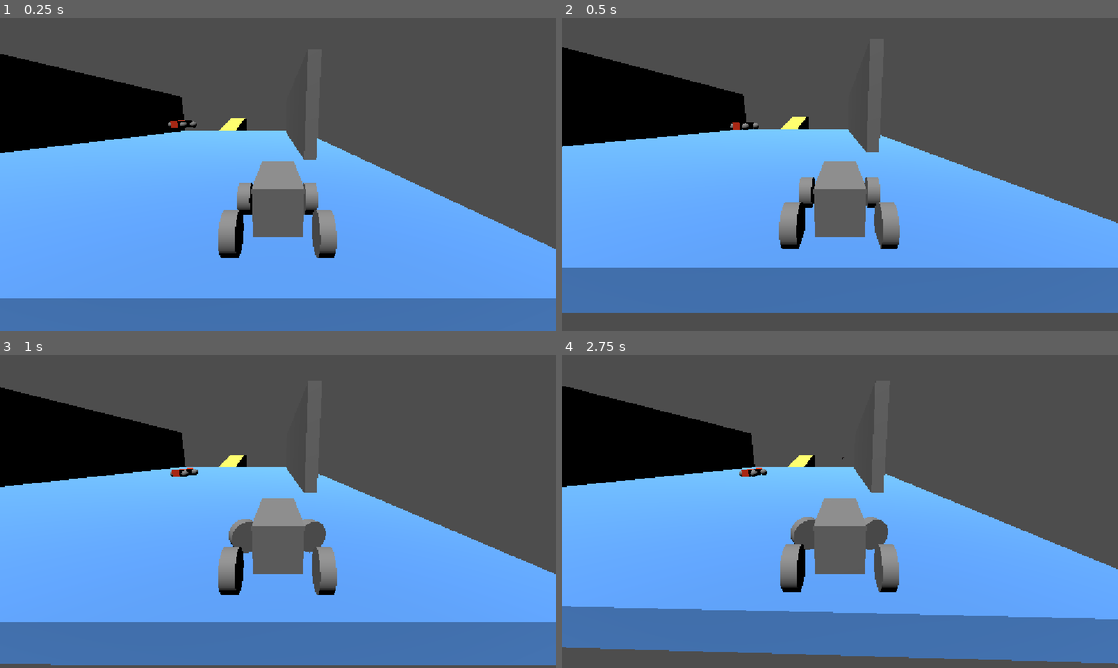
Above: before the commit, frames 1-4 (two rows, left to right).
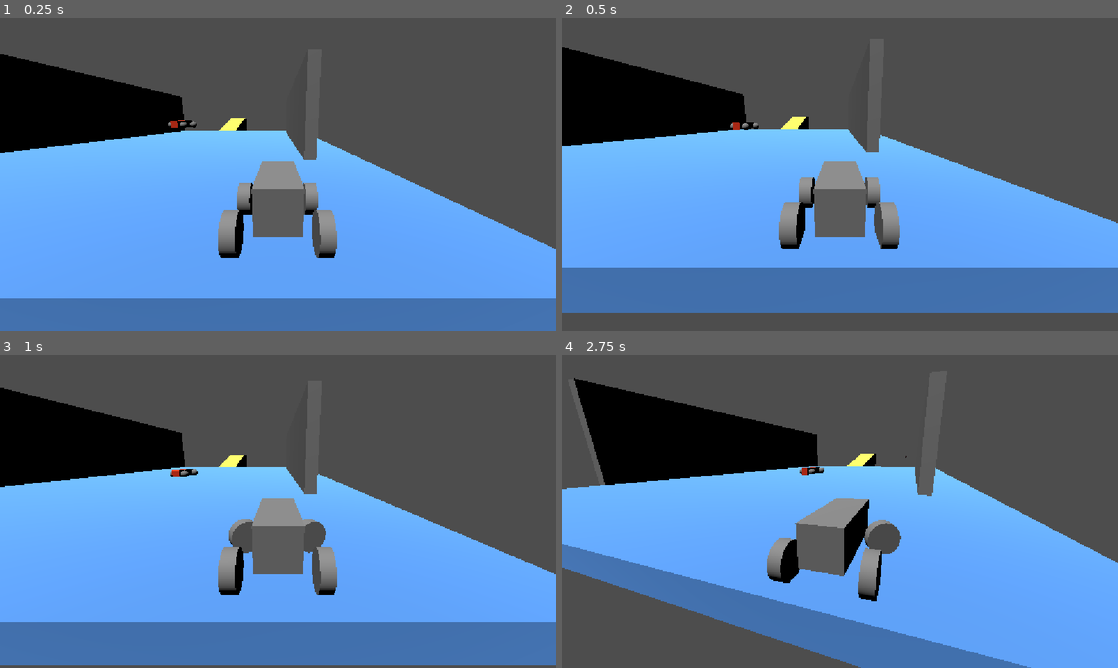
Above: after the commit, the same moments.

Repository: MauroEscalante-Hub/Linea-San-Gnomo
Game: Godot game, scene res://escena_para_pruebas.tscn
Two runs of this game, one before a commit and one after it. Both use one fixed random seed, a clock stepped at 60 frames per second and the inputs below. The project has no main scene, so this scene is started directly.
Inputs (mouse positions are in pixels of both pictures, inside the frame that each line leads up to):
- Up to frame 1 (0.25 s): no input
- Up to frame 2 (0.5 s): no input
- Up to frame 3 (1 s): move the mouse to (400, 495) at 0.52 s; hold D (derecha) from 0.53 s (still down); tap E (cambiar_de_auto) at 0.6 s
- Up to frame 4 (2.75 s): move the mouse to (728, 527) at 1.27 s; release D (derecha) at 1.28 s; hold A (izquierda) 1.28-2.03 s; click (728, 527) at 1.35 s; move the mouse to (895, 442) at 2.02 s; hold D (derecha) from 2.03 s (still down); tap S (frenar) at 2.1 s

Frame 1 is identical in both runs. In frame 2, less than 0.1% of the frame differs, in the area x 0-91%, y 9-61%; in frame 3, 0.1%; in frame 4, 26%, in the area x 0-100%, y 7-100%.
Error before the commit: Parse Error: Class "Camaraplayer" hides a global script class. (res://escenas/componentes/camara/camara.gd:1)

Commit message:
cosas
arreglos de lineas

Diff:
--- a/escenas/componentes/camara/camara.gd
+++ b/escenas/componentes/camara/camara.gd
@@ -1,4 +1,4 @@
-class_name Camaraplayer
+class_name camara
 extends Node3D
 
 @export var smooth_speed := 0.9
--- a/escenas/componentes/deteccion_de_vehiculo/deteccion_de_vehiculo.gd
+++ b/escenas/componentes/deteccion_de_vehiculo/deteccion_de_vehiculo.gd
@@ -21,8 +21,6 @@
 
 func _cuando_aprieta_e():
 	if auto_actual:
-		print("Voy a enviar: ", auto_actual.name)
 		listo_para_cambiar.emit(true, auto_actual)
 	else:
-		print("No hay auto")
 		listo_para_cambiar.emit(false, null)
--- a/escenas/jugador/camara_player.gd
+++ /dev/null
@@ -1,25 +0,0 @@
-class_name Camaraplayer
-extends Node3D
-
-@export var smooth_speed := 0.9
-@export var player : VehicleBody3D
-var direccion = Vector3.FORWARD
-
-func _ready():
-	if player == null:
-		print("no hay vehiculo")
-
-func _physics_process(delta):
-	var current_velocity = player.linear_velocity
-	current_velocity.y = 0
-
-	if current_velocity.length() > 0.1:
-		direccion = lerp(direccion, current_velocity.normalized(), smooth_speed * delta)
-
-	global_transform.basis = get_relations_from_direction(direccion)
-
-
-func get_relations_from_direction(direction: Vector3) -> Basis:
-	direction = direction.normalized()
-	var x_axis = direction.cross(Vector3.UP).normalized()
-	return Basis(x_axis, Vector3.UP, -direction)
--- a/escenas/jugador/jugador.gd
+++ b/escenas/jugador/jugador.gd
@@ -1,4 +1,4 @@
-class_name Coche
+class_name CocheJugador
 extends VehicleBody3D
 
 #@onready var detector_derecho := $RayCast_derecha
@@ -7,6 +7,7 @@
 
 @onready var centro_de_masa := $"centro de masa"
 @onready var area_del_vehiculo = $deteccion_de_vehiculo
+signal nuevo_auto
 var auto_activado: bool = true
 @export var bala : PackedScene
 
@@ -14,7 +15,7 @@
 	center_of_mass = centro_de_masa.position
 	area_del_vehiculo.listo_para_cambiar.connect(respuesta_)
 
-func _physics_process(delta):
+func _physics_process(_delta):
 	if not auto_activado:
 		return
 
@@ -23,11 +24,12 @@
 		area_del_vehiculo.input_enviado.emit()
 
 
-func respuesta_(Larespuesta: bool, nuevo_auto: VehicleBody3D):
+func respuesta_(Larespuesta: bool, Unauto: VehicleBody3D):
 	if Larespuesta:
-		print("Ahora quiero controlar: ", nuevo_auto.name)
+		print("Ahora quiero controlar: ", Unauto.name)
+
 	else:
-		print("no hay nada")
+		print("no hay auto")
 
 
 func  _input(event: InputEvent) -> void:
--- a/scripts/auto_prueba.gd
+++ b/scripts/auto_prueba.gd
@@ -1,5 +1,7 @@
+class_name vehiculoBase
 extends VehicleBody3D
 
+signal auto_actual
 
 # Called when the node enters the scene tree for the first time.
 func _ready():
Not shown, removed: escenas/jugador/camara_player.gd.uid
